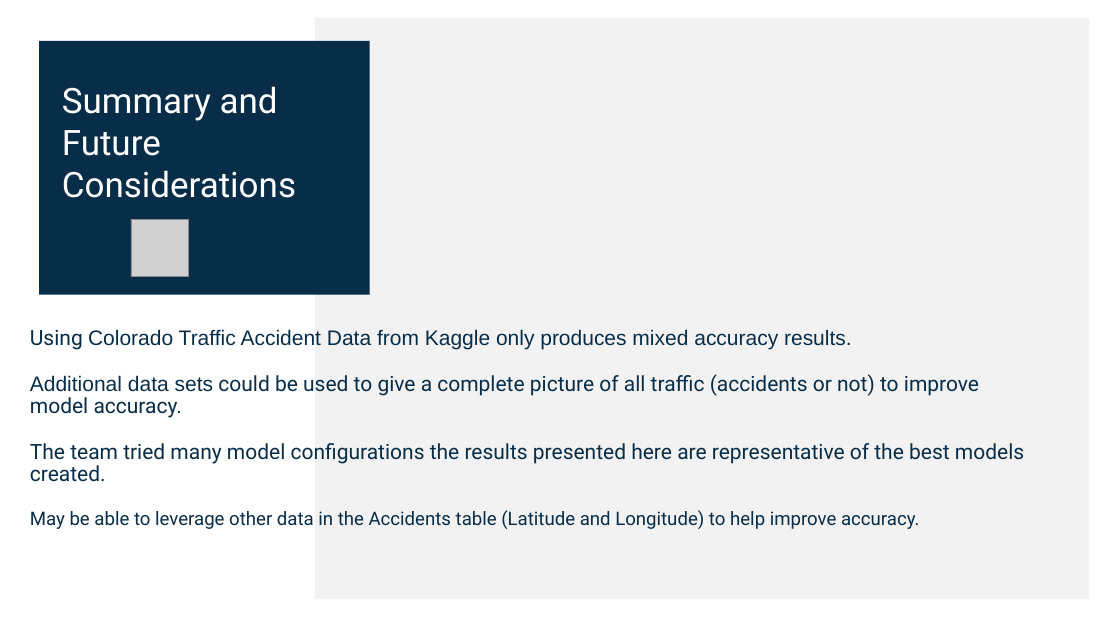
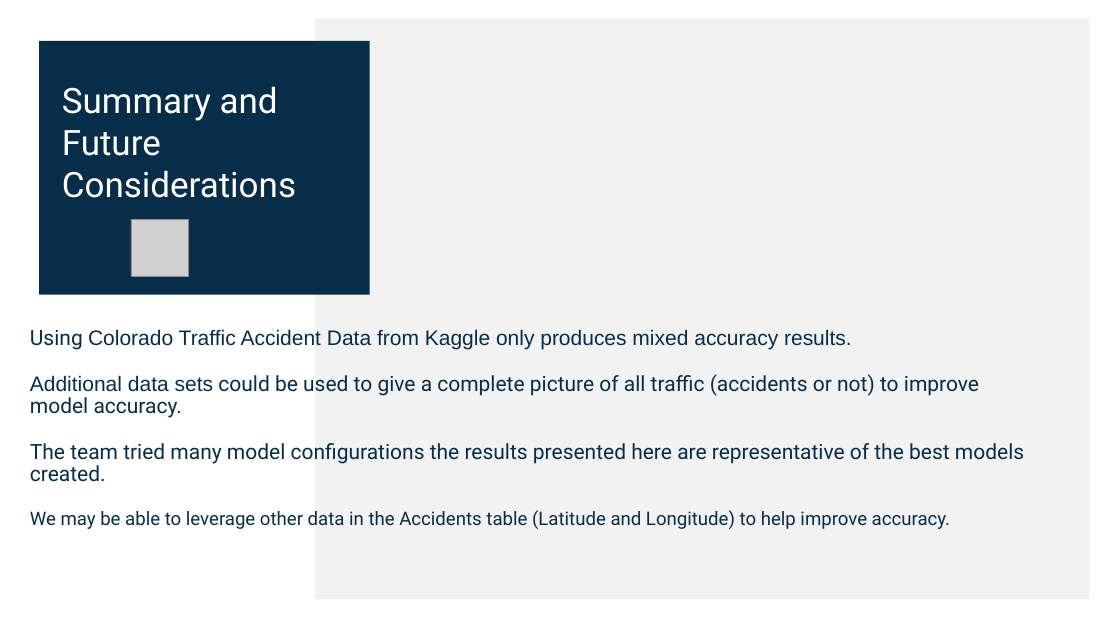
Before and after one commit to tbrown14611/Project_3_Final, a slide deck: slide 13 of Team_6_AI_Bootcamp_Project_3_Final.pptx. Drawn at 1120x630 pixels with LibreOffice and Linux fonts; fonts in the diff are those of the drawing; grey boxes stand for pictures. Boxes give left, top, right and bottom in pixels: in the first picture for what was removed or moved away, otherwise in the second. Text is boxed around its words. In the diff, an @@ line names an element or a change of style, - is before the commit and + after.

Commit message:
Update PPT

```diff
--- a/Team_6_AI_Bootcamp_Project_3_Final.pptx
+++ b/Team_6_AI_Bootcamp_Project_3_Final.pptx
@@ text at bbox=[30, 510, 950, 529]: text changed @@
-May be able to leverage other data in the Accidents table (Latitude and Longitude) to help improve accuracy.
+We may be able to leverage other data in the Accidents table (Latitude and Longitude) to help improve accuracy.
```
Also in this commit, not shown: 1 other slide changed, 1 other file.
